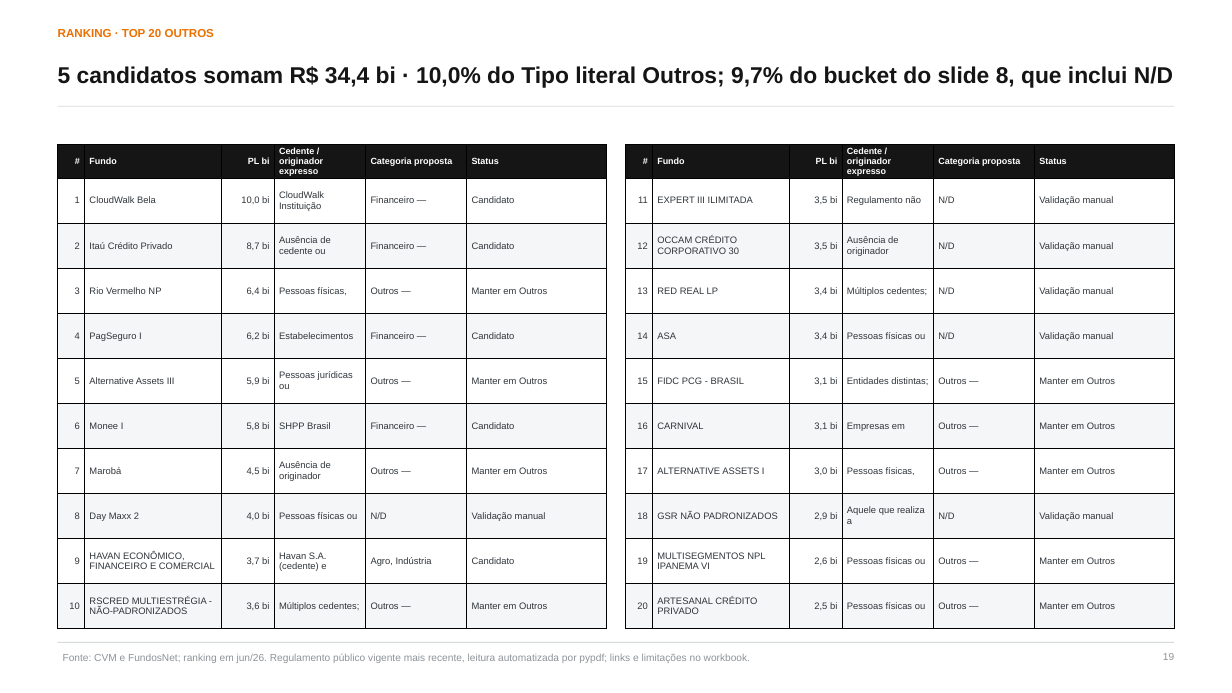
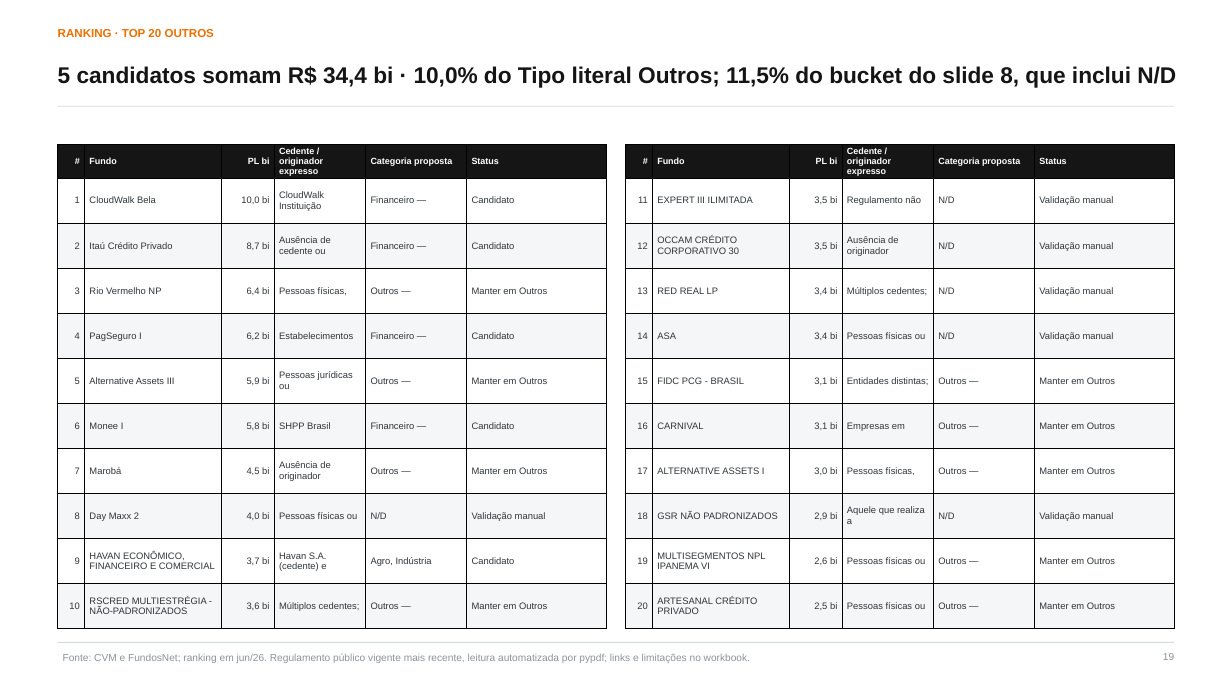
Before and after one commit to abalroar/fidc, a slide deck: slide 19 of data/industry_study/generated_revision/industry_executive_revised.pptx. Drawn at 1232x693 pixels with LibreOffice and Linux fonts; fonts in the diff are those of the drawing. Boxes give left, top, right and bottom in pixels: in the first picture for what was removed or moved away, otherwise in the second. Text is boxed around its words. In the diff, an @@ line names an element or a change of style, - is before the commit and + after.

```diff
--- a/data/industry_study/generated_revision/industry_executive_revised.pptx
+++ b/data/industry_study/generated_revision/industry_executive_revised.pptx
@@ text at <box>58,66,1176,88</box>: text changed; size 17.8 to 17.6 pt @@
-5 candidatos somam R$ 34,4 bi · 10,0% do Tipo literal Outros; 9,7% do bucket do slide 8, que inclui N/D
+5 candidatos somam R$ 34,4 bi · 10,0% do Tipo literal Outros; 11,5% do bucket do slide 8, que inclui N/D
```
Also in this commit, not shown: 1 other slide changed, 30 other files.
